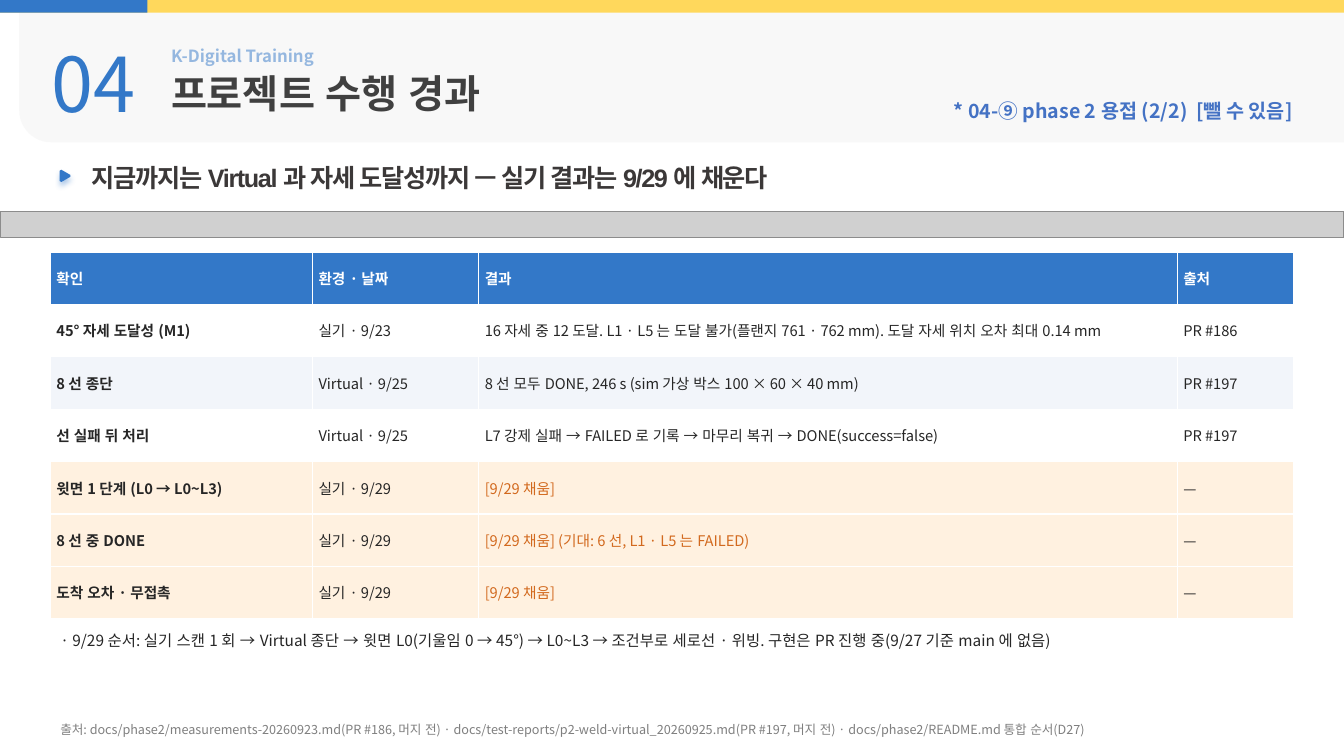
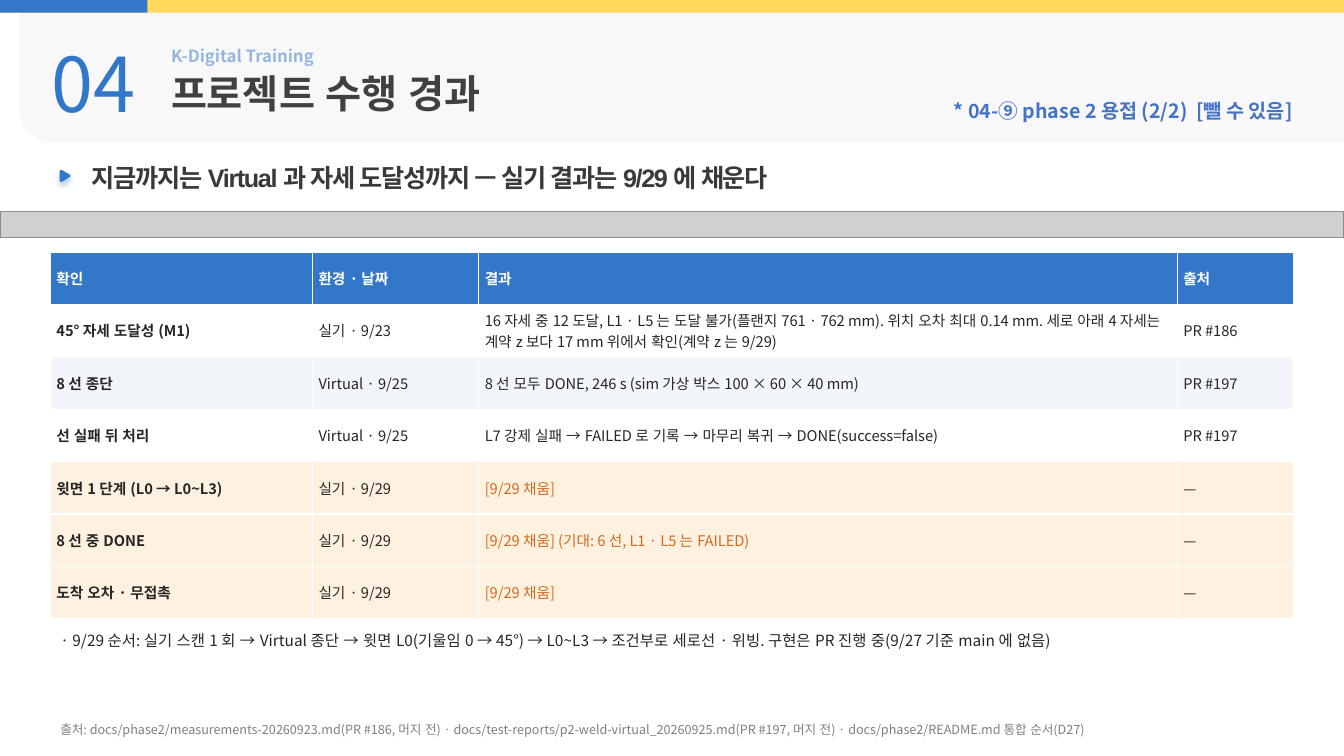
Before and after one commit to yujh5537/rokey_cobot1_Weld-Made, a slide deck: slide 17 of docs/presentation/slides-byeonghu.pptx. Drawn at 1344x756 pixels with LibreOffice and Linux fonts; fonts in the diff are those of the drawing; grey boxes stand for pictures; background and template pictures are left out. Boxes give left, top, right and bottom in pixels: in the first picture for what was removed or moved away, otherwise in the second. Text is boxed around its words. In the diff, an @@ line names an element or a change of style, - is before the commit and + after.

```diff
--- a/docs/presentation/slides-byeonghu.pptx
+++ b/docs/presentation/slides-byeonghu.pptx
@@ table at <box>50,252,1294,619</box> @@
-row 2, column 3: 16 자세 중 12 도달. L1 · L5 는 도달 불가(플랜지 761 · 762 mm). 도달 자세 위치 오차 최대 0.14 mm
+row 2, column 3: 16 자세 중 12 도달, L1 · L5 는 도달 불가(플랜지 761 · 762 mm). 위치 오차 최대 0.14 mm. 세로 아래 4 자세는 계약 z 보다 17 mm 위에서 확인(계약 z 는 9/29)
```
Also in this commit, not shown: 5 other slides changed, 15 other files.
